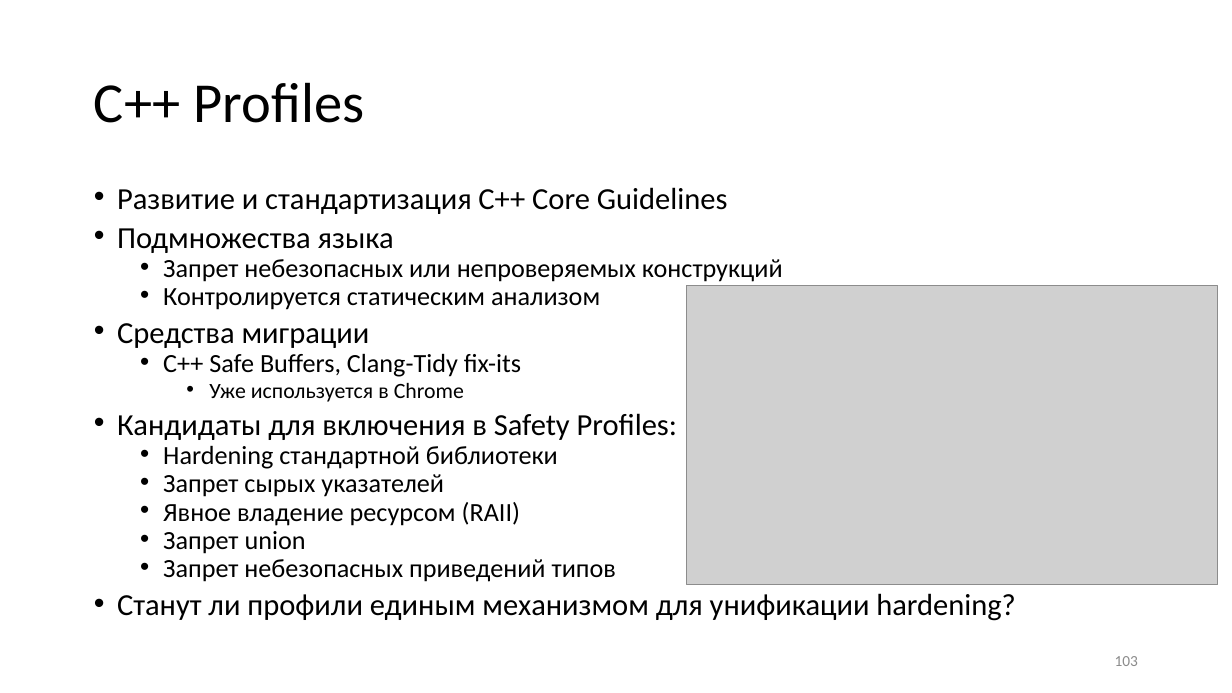
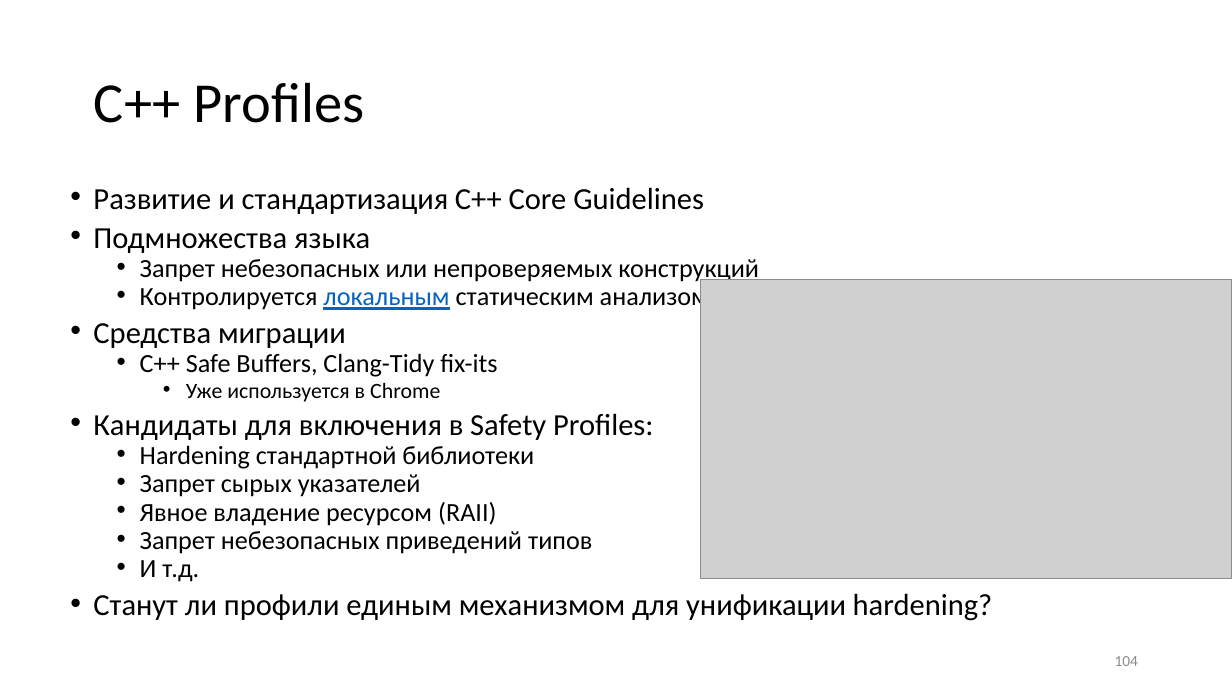
Before and after one commit to yugr/slides, a slide deck: slide 104 of CppZeroCost/2025/RU.pptx (slide 103 before the commit). Drawn at 1232x693 pixels with LibreOffice and Linux fonts; fonts in the diff are those of the drawing; grey boxes stand for pictures. Boxes give left, top, right and bottom in pixels: in the first picture for what was removed or moved away, otherwise in the second. Text is boxed around its words. In the diff, an @@ line names an element or a change of style, - is before the commit and + after.

```diff
--- a/CppZeroCost/2025/RU.pptx
+++ b/CppZeroCost/2025/RU.pptx
@@ text "Развитие и стандартизация C++ Core ..." moved from (x1=117, y1=187, x2=1016, y2=621) to (x1=93, y1=187, x2=993, y2=621) @@
@@ text at (x1=140, y1=284, x2=709, y2=312): text changed @@
-  • Контролируется статическим анализом
+  • Контролируется локальным статическим анализом
@@ picture moved from (x1=687, y1=286, x2=1218, y2=585) to (x1=701, y1=279, x2=1232, y2=579) @@
@@ text at (x1=163, y1=531, x2=306, y2=554): paragraph removed @@
-  • Запрет union
@@ text at (x1=140, y1=560, x2=199, y2=582): paragraph added @@
+  • И т.д.
@@ page number at (x1=1115, y1=656, x2=1138, y2=666): text changed @@
-103
+104
```
Also in this commit, not shown: 36 other slides changed, 1 slide added, 4 other files.
